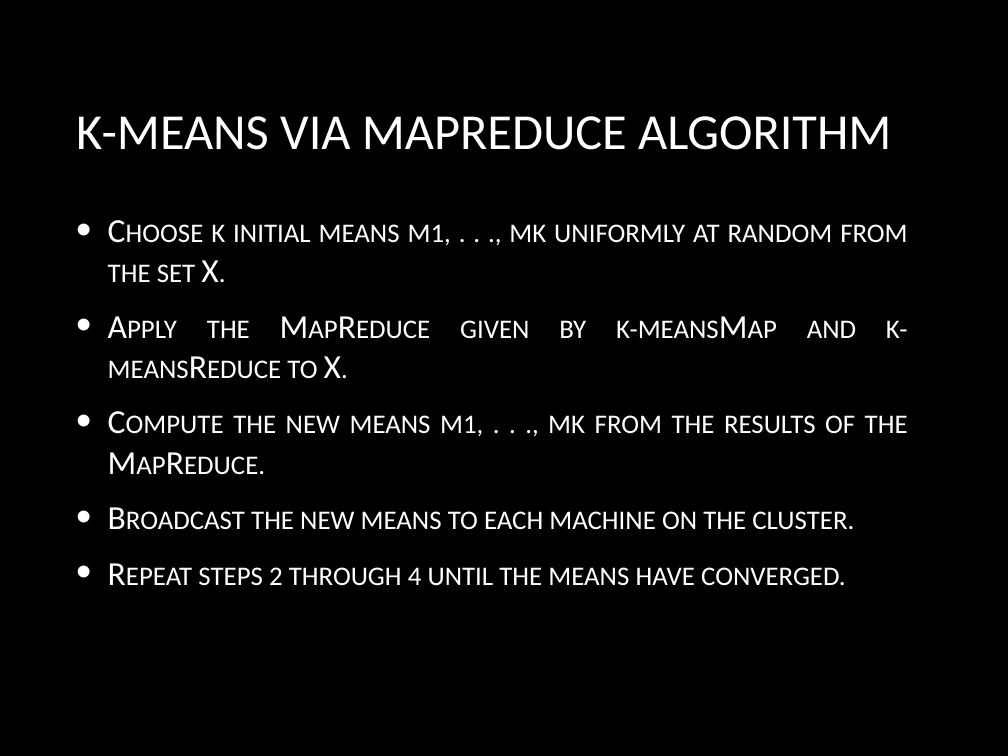
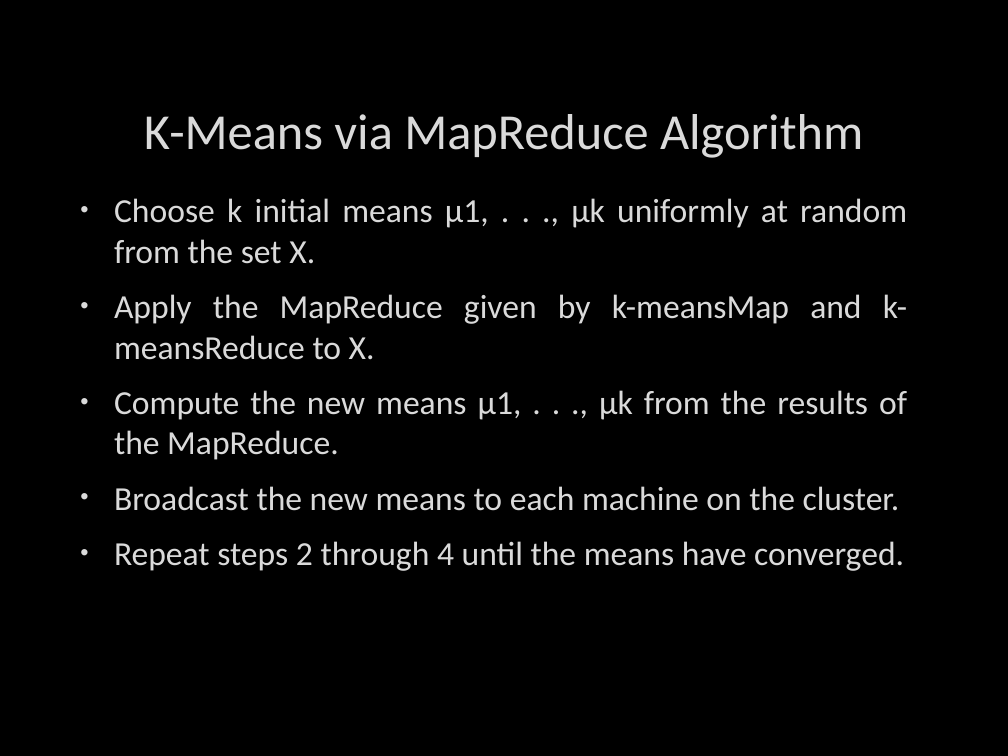
Before and after one commit to deshabhakt/Sem-II, a slide deck: slide 21 of BigDataAnalytics/Seminar/Final-everything/Team-3-BigDataAnalytics.pptx. Drawn at 1008x756 pixels with LibreOffice and Linux fonts; fonts in the diff are those of the drawing; background and template pictures are left out. Boxes give left, top, right and bottom in pixels: in the first picture for what was removed or moved away, otherwise in the second. Text is boxed around its words. In the diff, an @@ line names an element or a change of style, - is before the commit and + after.

```diff
--- a/BigDataAnalytics/Seminar/Final-everything/Team-3-BigDataAnalytics.pptx
+++ b/BigDataAnalytics/Seminar/Final-everything/Team-3-BigDataAnalytics.pptx
@@ title at [144,114,863,158]: text changed; text colour gradient #FFFFFF to #BFBFBF to #DADADA @@
-K-MEANS VIA MAPREDUCE ALGORITHM
+K-Means via MapReduce Algorithm
@@ text "Choose k initial means µ1, ..." at [114,198,907,571]: text colour gradient #FFFFFF to #BFBFBF to #DADADA, letter outline none to #404040 0.75 pt, small capitals off; indent changed; bullet colour #FFFFFF to #DADADA; vertical alignment middle to top @@
```
Also in this commit, not shown: 29 other slides changed, 57 other files.
